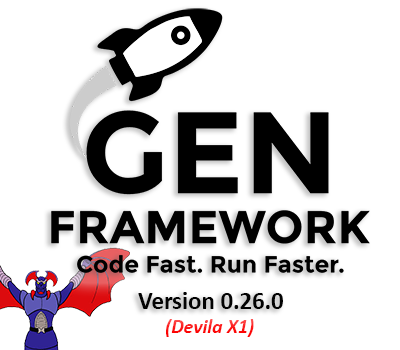
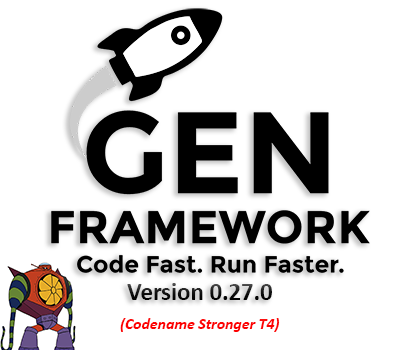
Comparing the layer stacks of the two w=400, h=350 images. Changes:
moved "Layer 7" above "Version" over <box>51,247,289,273</box>
painted on "Version" over <box>127,283,283,309</box>
painted on "CodeName" over <box>120,318,280,337</box>
added layer "STRONGER T4" above "Devila X1" over <box>0,262,76,350</box>
hid "Devila X1" over <box>0,247,130,350</box>